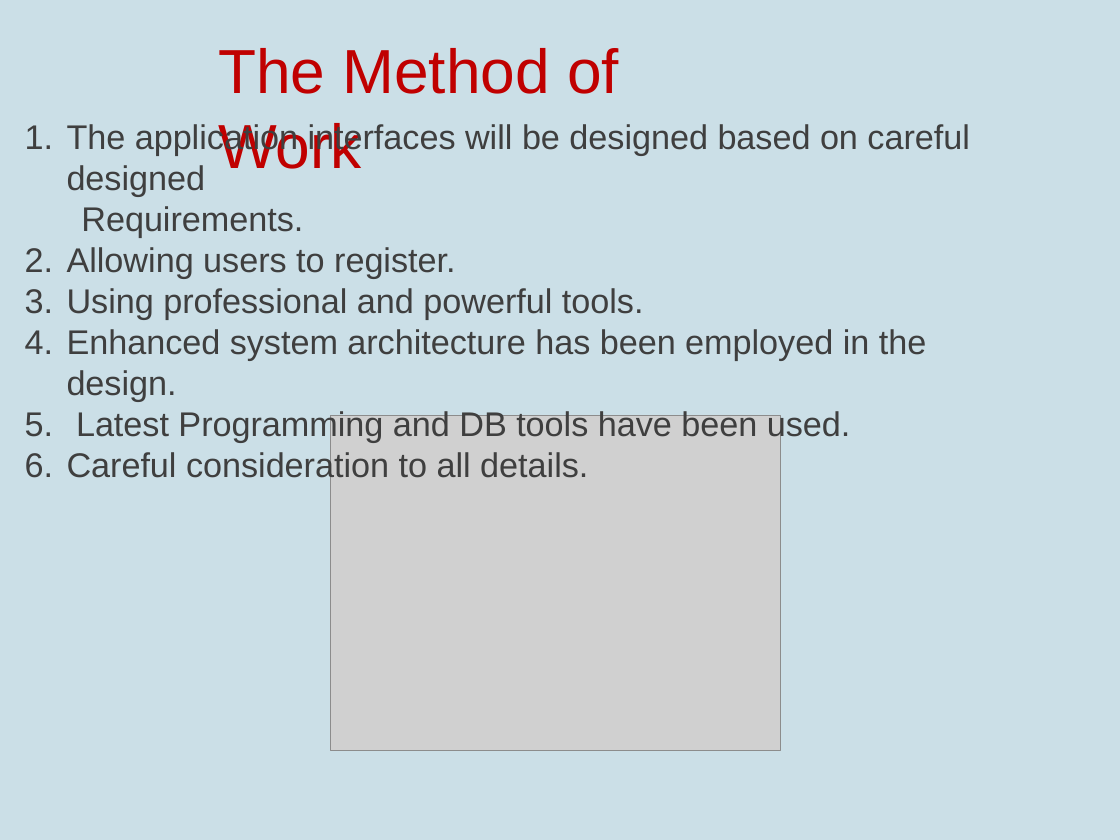
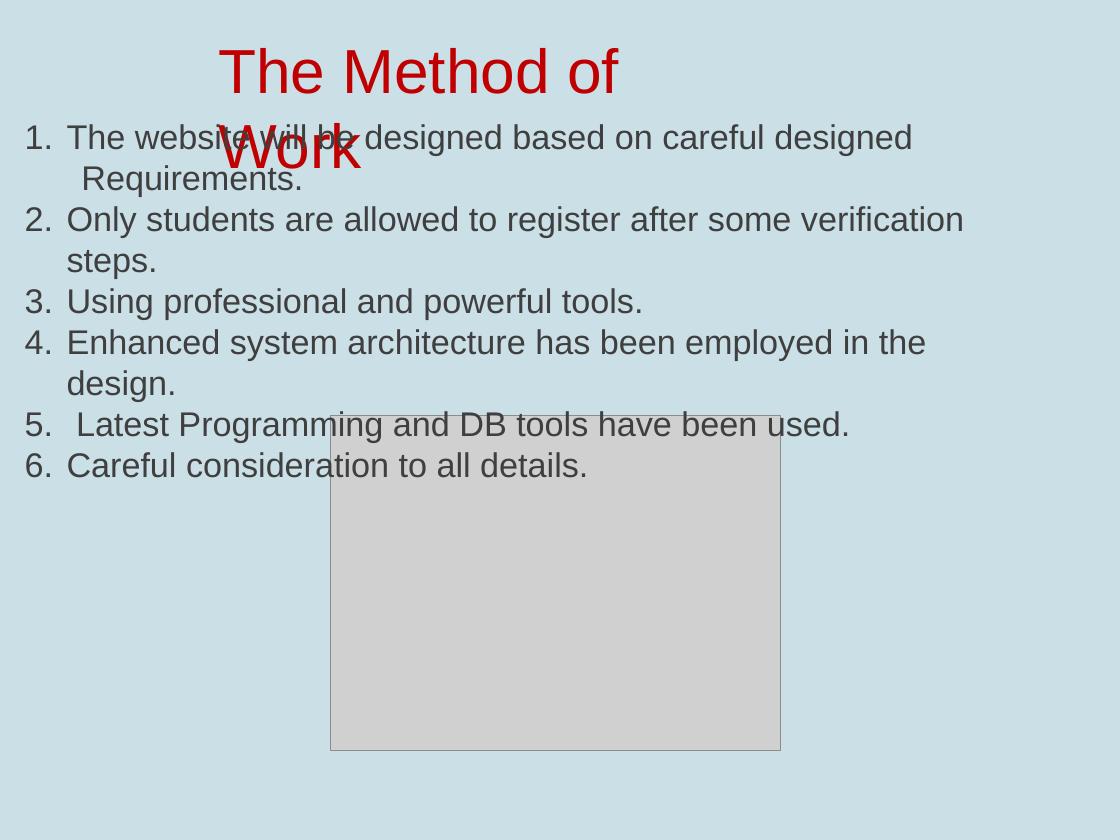
Before and after one commit to hibashahab/School, a slide deck: slide 7 of LoLo PPW1.pptx. Drawn at 1120x840 pixels with LibreOffice and Linux fonts; fonts in the diff are those of the drawing; grey boxes stand for pictures. Boxes give left, top, right and bottom in pixels: in the first picture for what was removed or moved away, otherwise in the second. Text is boxed around its words. In the diff, an @@ line names an element or a change of style, - is before the commit and + after.

```diff
--- a/LoLo PPW1.pptx
+++ b/LoLo PPW1.pptx
@@ text at (67,121,913,155): text changed @@
-1. The application interfaces will be designed based on careful designed
+1. The website will be designed based on careful designed
@@ text at (67,206,964,278): text changed @@
-2. Allowing users to register.
+2. Only students are allowed to register after some verification steps.
```
Also in this commit, not shown: 1 other slide changed, 1 slide added, 1 slide removed.
